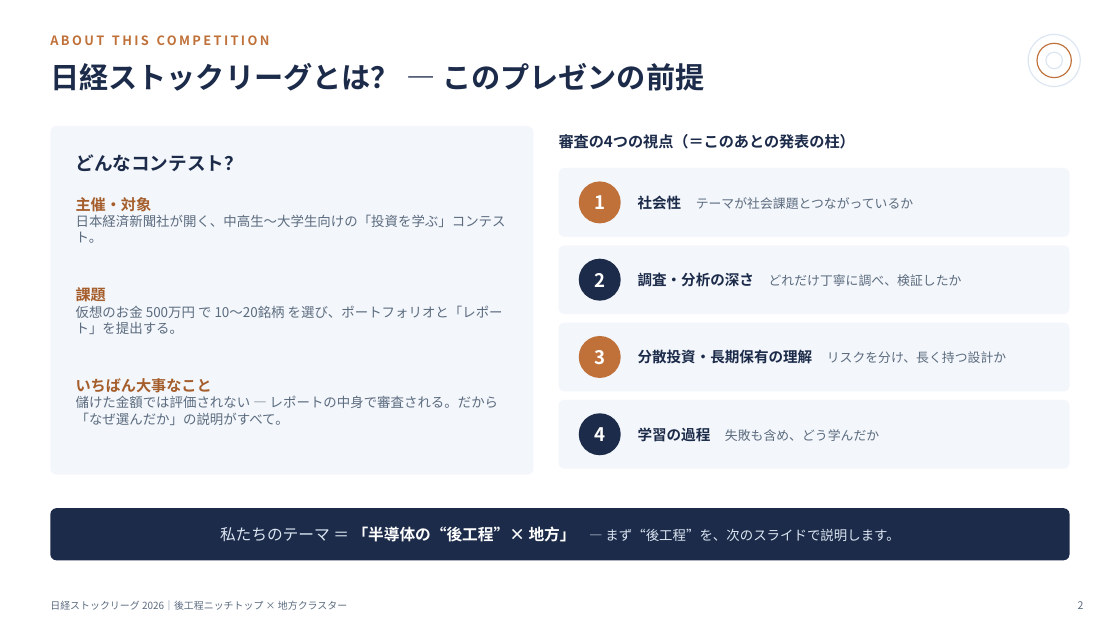
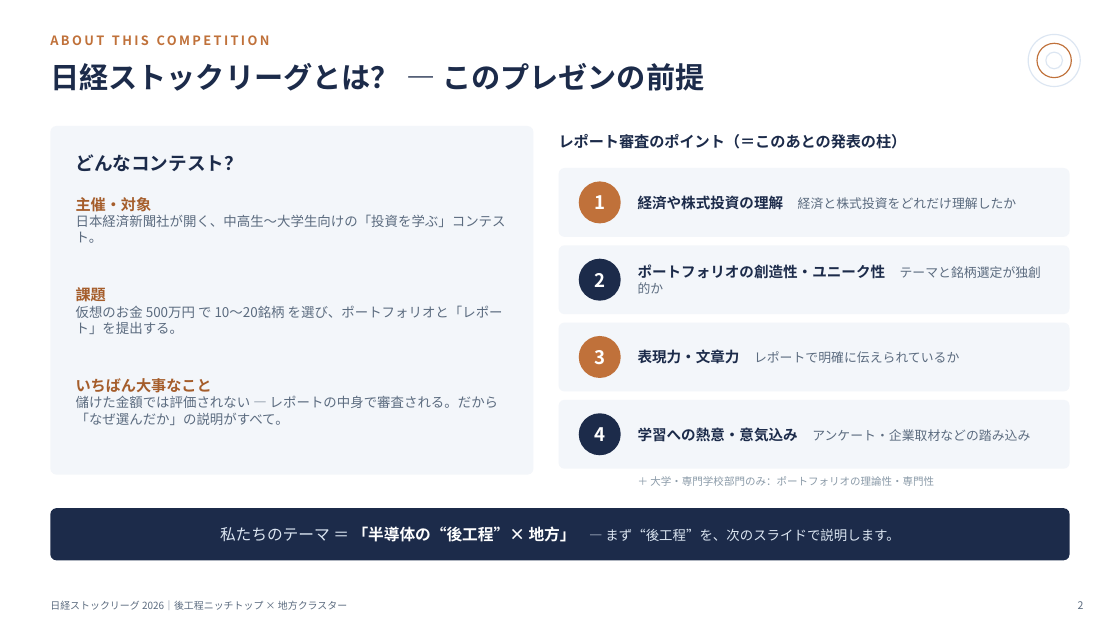
Before and after one commit to RenatusAuctor/nikkei-stock-league, a slide deck: slide 2 of 日経ストックリーグ_成果報告.pptx. Drawn at 1120x630 pixels with LibreOffice and Linux fonts; fonts in the diff are those of the drawing. Boxes give left, top, right and bottom in pixels: in the first picture for what was removed or moved away, otherwise in the second. Text is boxed around its words. In the diff, an @@ line names an element or a change of style, - is before the commit and + after.

```diff
--- a/日経ストックリーグ_成果報告.pptx
+++ b/日経ストックリーグ_成果報告.pptx
@@ text at (x1=559, y1=134, x2=907, y2=149): text changed @@
-審査の4つの視点（＝このあとの発表の柱）
+レポート審査のポイント（＝このあとの発表の柱）
@@ text at (x1=638, y1=195, x2=1017, y2=210): text changed @@
-社会性 テーマが社会課題とつながっているか
+経済や株式投資の理解 経済と株式投資をどれだけ理解したか
@@ text at (x1=638, y1=264, x2=1041, y2=294): text changed; size 11 to 12.5 pt; text colour #5B6B7F to #1C2B4A; bold on @@
-調査・分析の深さ どれだけ丁寧に調べ、検証したか
+ポートフォリオの創造性・ユニーク性 テーマと銘柄選定が独創的か
@@ text at (x1=638, y1=349, x2=959, y2=364): text changed @@
-分散投資・長期保有の理解 リスクを分け、長く持つ設計か
+表現力・文章力 レポートで明確に伝えられているか
@@ text at (x1=638, y1=427, x2=1030, y2=442): text changed @@
-学習の過程 失敗も含め、どう学んだか
+学習への熱意・意気込み アンケート・企業取材などの踏み込み
@@ text added at (x1=650, y1=476, x2=934, y2=486), 9 pt, text #8A9AA8 @@
+＋ 大学・専門学校部門のみ：ポートフォリオの理論性・専門性
```
Also in this commit, not shown: 3 other slides changed, 4 other files.
